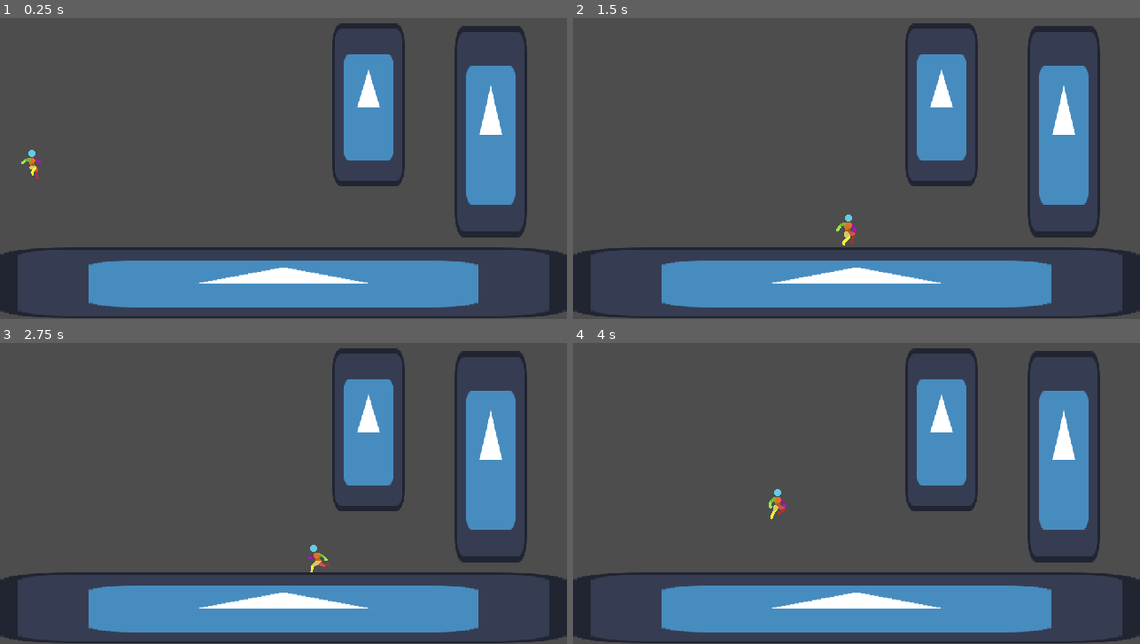
Above: before the commit, frames 1-4 (two rows, left to right).
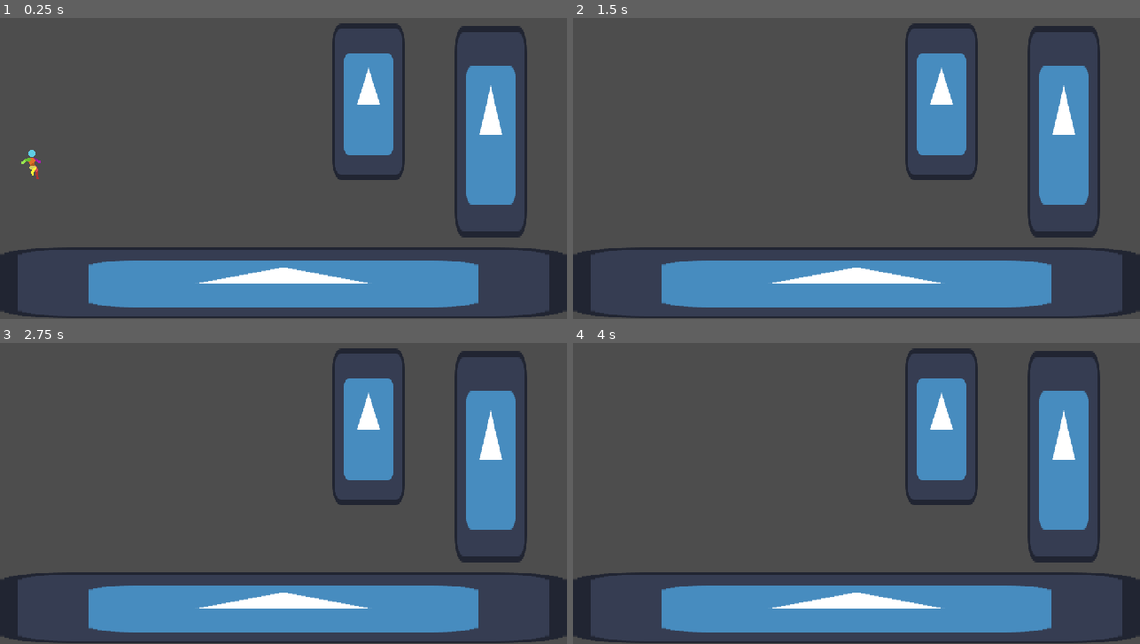
Above: after the commit, the same moments.

Repository: ben360xx/Outta-The-Box-Game-Jam
Game: Godot game, scene res://Scenes/main.tscn
Two runs of this game, one before a commit and one after it. Both use one fixed random seed, a clock stepped at 60 frames per second and the inputs below. The engine's default icon, where the game draws it, is replaced by a stand-in: a white triangle on a blue panel in a dark square.
Inputs (mouse positions are in pixels of both pictures, inside the frame that each line leads up to):
- Up to frame 1 (0.25 s): no input
- Up to frame 2 (1.5 s): tap Enter at 0.5 s; move the mouse to (981, 144) at 0.52 s; hold D (RIGHT) from 0.53 s (still down); click (981, 144) at 0.6 s; tap Space (WALLJUMP) at 0.77 s; move the mouse to (743, 174) at 1.27 s; click (743, 174) at 1.35 s
- Up to frame 3 (2.75 s): tap Space (WALLJUMP) at 1.52 s; move the mouse to (340, 415) at 2.02 s; release D (RIGHT) at 2.03 s; hold A (LEFT) from 2.03 s (still down); click (340, 415) at 2.1 s
- Up to frame 4 (4 s): move the mouse to (828, 547) at 2.77 s; release A (LEFT) at 2.78 s; hold D (RIGHT) from 2.78 s (still down); click (828, 547) at 2.85 s; tap Space (WALLJUMP) at 3.02, 3.77 s; move the mouse to (1026, 532) at 3.52 s; click (1026, 532) at 3.6 s

The runs differ from the first frame. In frame 1, 0.7% of the frame differs, in the area x 58-72%, y 3-56%; in frame 2, 0.9%, in the area x 46-72%, y 3-76%; in frame 3, 0.8%; in frame 4, 0.9%.

Commit message:
Gun
Gun added- needs some polish, but works

Diff:
--- a/Scenes/Test.tscn
+++ b/Scenes/Test.tscn
@@ -290,8 +290,8 @@
 shape = SubResource("RectangleShape2D_efk68")
 
 [node name="Icon3" type="Sprite2D" parent="." unique_id=733322248]
-position = Vector2(416, 118.25)
-scale = Vector2(0.6406255, 1.4335936)
+position = Vector2(416, 114.75)
+scale = Vector2(0.6406255, 1.3789063)
 texture = ExtResource("2_0dy5s")
 
 [node name="StaticBody2D" type="StaticBody2D" parent="Icon3" unique_id=1860043200]
--- a/Scripts/player.gd
+++ b/Scripts/player.gd
@@ -1,8 +1,10 @@
 extends CharacterBody2D
 
 @export var SPEED : float = 10.0
+@export var KICKBACK : float = 500.0
 @export var JUMP_VELOCITY : float = 400.0
 @export var jump :bool = true
+@export var gun :bool = true
 @export var fallGraV : float = 0.3
 @export var grav : float = 1
 var FinalGrav: float
@@ -45,7 +47,9 @@
 		velocity.x = move_toward(velocity.x, 0, SPEED)
 		if is_on_floor():
 			anim.play("Idle")
-
+	if Input.is_action_just_pressed("SHOOT") and gun:
+		var mouse_direction = global_position.direction_to(get_local_mouse_position())
+		velocity = -mouse_direction * KICKBACK
 
 	move_and_slide()
 
